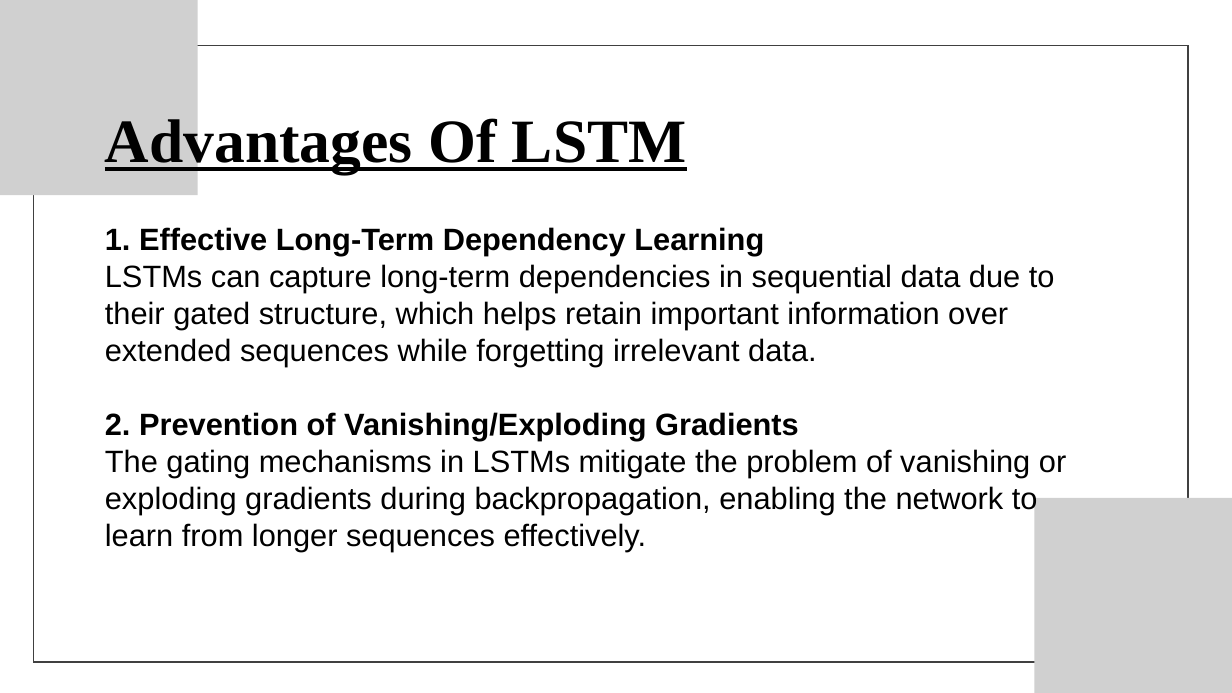
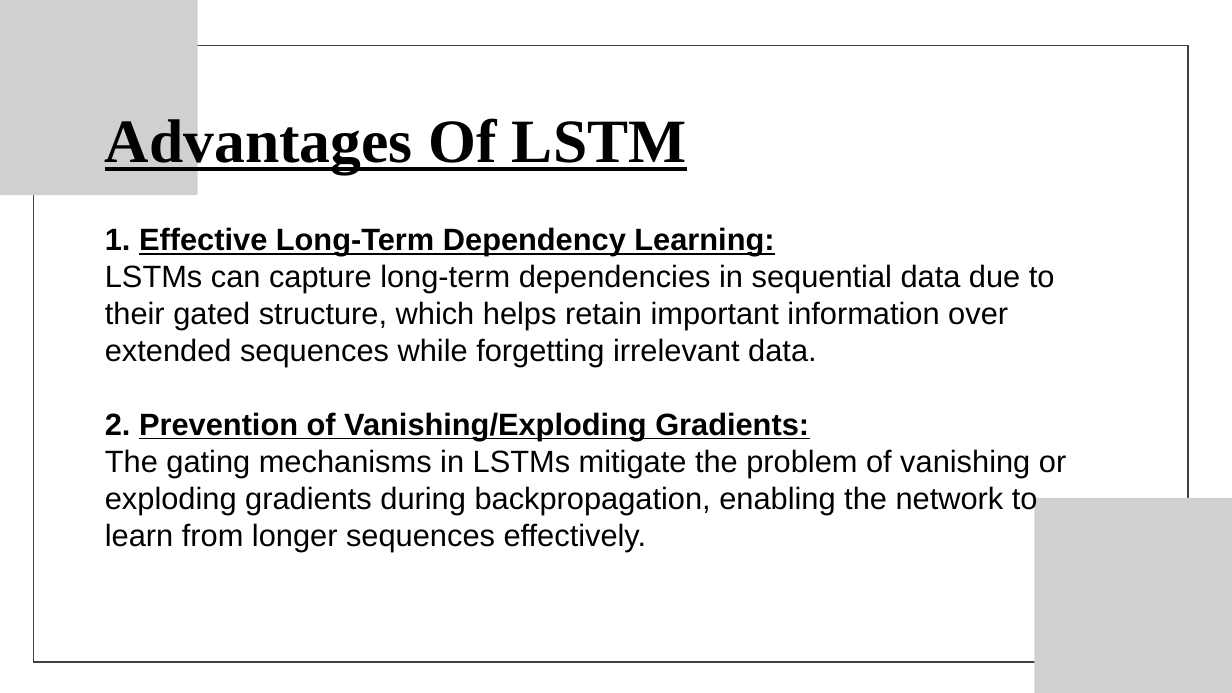
Before and after one commit to krishsai08/cyberbyllying-classification, a slide deck: slide 11 of RNN_LSTM_models/Documentation & ppt/PRESENTATION.pptx. Drawn at 1232x693 pixels with LibreOffice and Linux fonts; fonts in the diff are those of the drawing; grey boxes stand for pictures. Boxes give left, top, right and bottom in pixels: in the first picture for what was removed or moved away, otherwise in the second. Text is boxed around its words. In the diff, an @@ line names an element or a change of style, - is before the commit and + after.

```diff
--- a/RNN_LSTM_models/Documentation & ppt/PRESENTATION.pptx
+++ b/RNN_LSTM_models/Documentation & ppt/PRESENTATION.pptx
@@ text at [105, 113, 1066, 551]: text changed @@
-Advantages Of LSTM
-1. Effective Long-Term Dependency Learning
-LSTMs can capture long-term dependencies in sequential data due to their gated structure, which helps retain important information over extended sequences while forgetting irrelevant data.
-2. Prevention of Vanishing/Exploding Gradients
-The gating mechanisms in LSTMs mitigate the problem of vanishing or exploding gradients during backpropagation, enabling the network to learn from longer sequences effectively.
+Advantages Of LSTM
+1. Effective Long-Term Dependency Learning:
+LSTMs can capture long-term dependencies in sequential data due to their gated structure, which helps retain important information over extended sequences while forgetting irrelevant data.
+2. Prevention of Vanishing/Exploding Gradients:
+The gating mechanisms in LSTMs mitigate the problem of vanishing or exploding gradients during backpropagation, enabling the network to learn from longer sequences effectively.
```
Also in this commit, not shown: 6 other slides changed.
